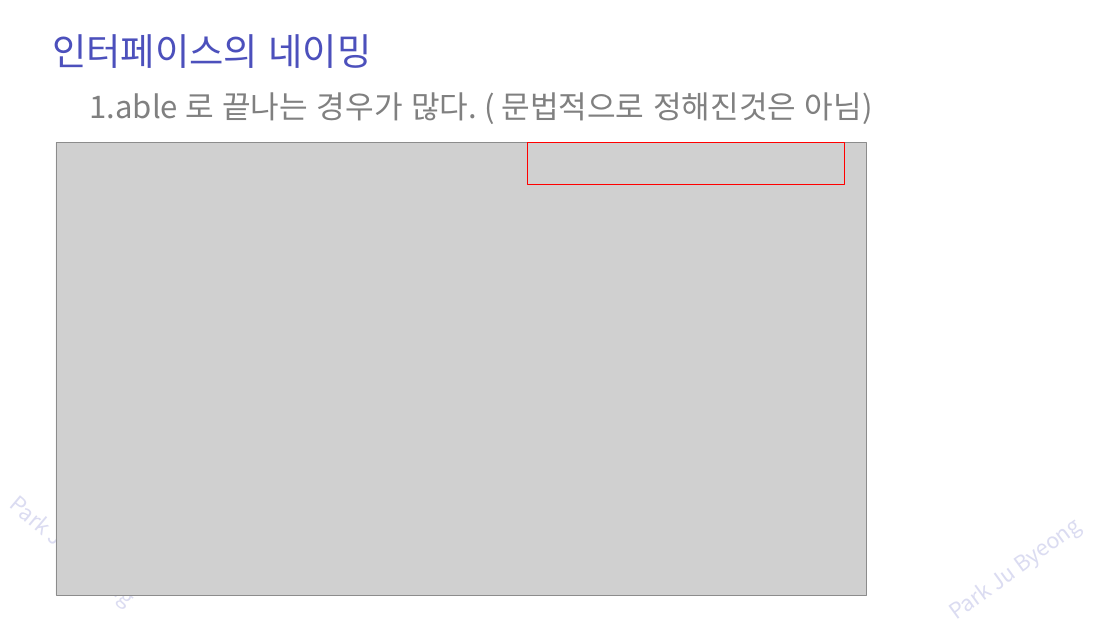
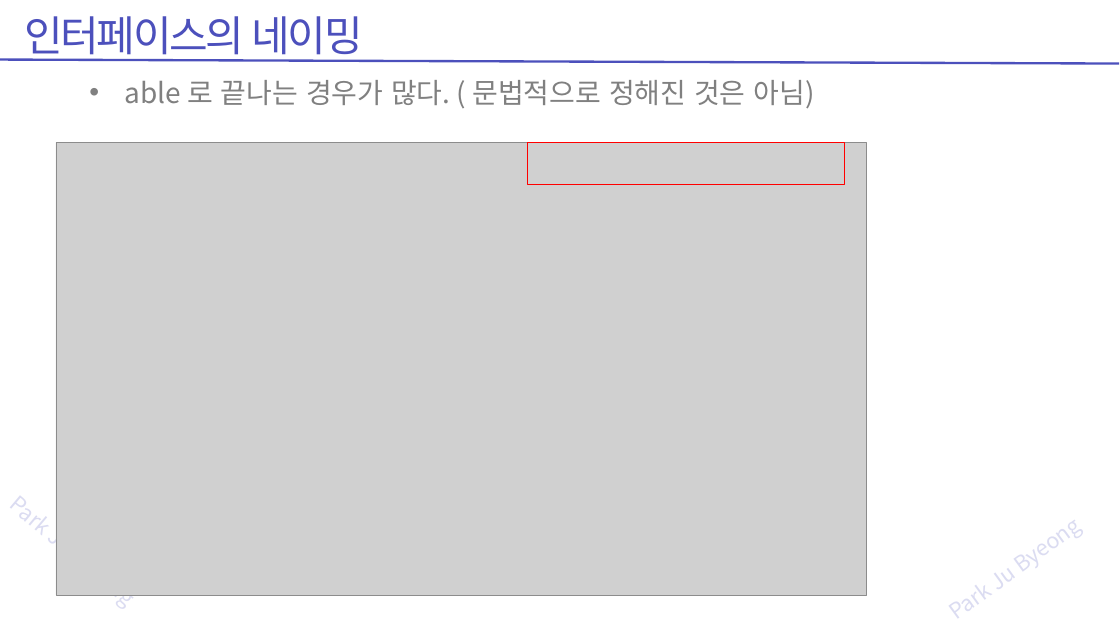
Before and after one commit to zest132/JavaLecture, a slide deck: slide 54 of JavaLecture/LectureFile/java 11강 인터페이스와다형성.pptx (slide 45 before the commit). Drawn at 1120x630 pixels with LibreOffice and Linux fonts; fonts in the diff are those of the drawing; grey boxes stand for pictures. Boxes give left, top, right and bottom in pixels: in the first picture for what was removed or moved away, otherwise in the second. Text is boxed around its words. In the diff, an @@ line names an element or a change of style, - is before the commit and + after.

```diff
--- a/JavaLecture/LectureFile/java 11강 인터페이스와다형성.pptx
+++ b/JavaLecture/LectureFile/java 11강 인터페이스와다형성.pptx
@@ text "인터페이스의 네이밍": place and size @@
-text "인터페이스의 네이밍" at [52, 34, 372, 68]
+text "인터페이스의 네이밍" at [24, 16, 362, 62]
@@ text "인터페이스의 네이밍" at [24, 16, 362, 62]: size 48 to 54 pt, letter spacing 0 to -3 pt @@
@@ line added from (1119, 63) to (0, 59), #4C50BC 3 pt @@
@@ text at [125, 80, 815, 108]: text changed; size 40 to 36 pt @@
-1.able 로 끝나는 경우가 많다. ( 문법적으로 정해진것은 아님)
+• able 로 끝나는 경우가 많다. ( 문법적으로 정해진 것은 아님)
```
Also in this commit, not shown: 26 other slides changed, 16 slides added, 7 slides removed, 7 other files.
